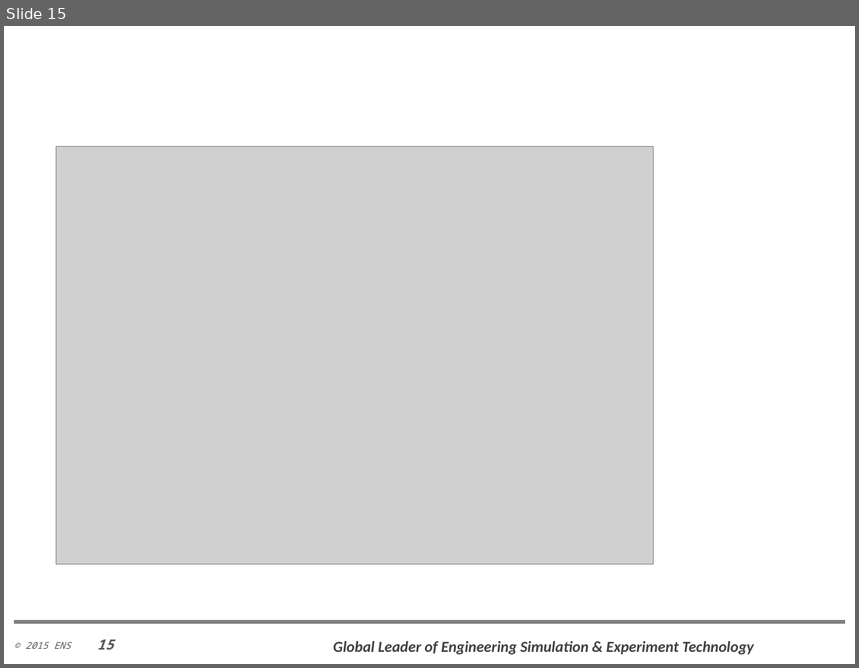
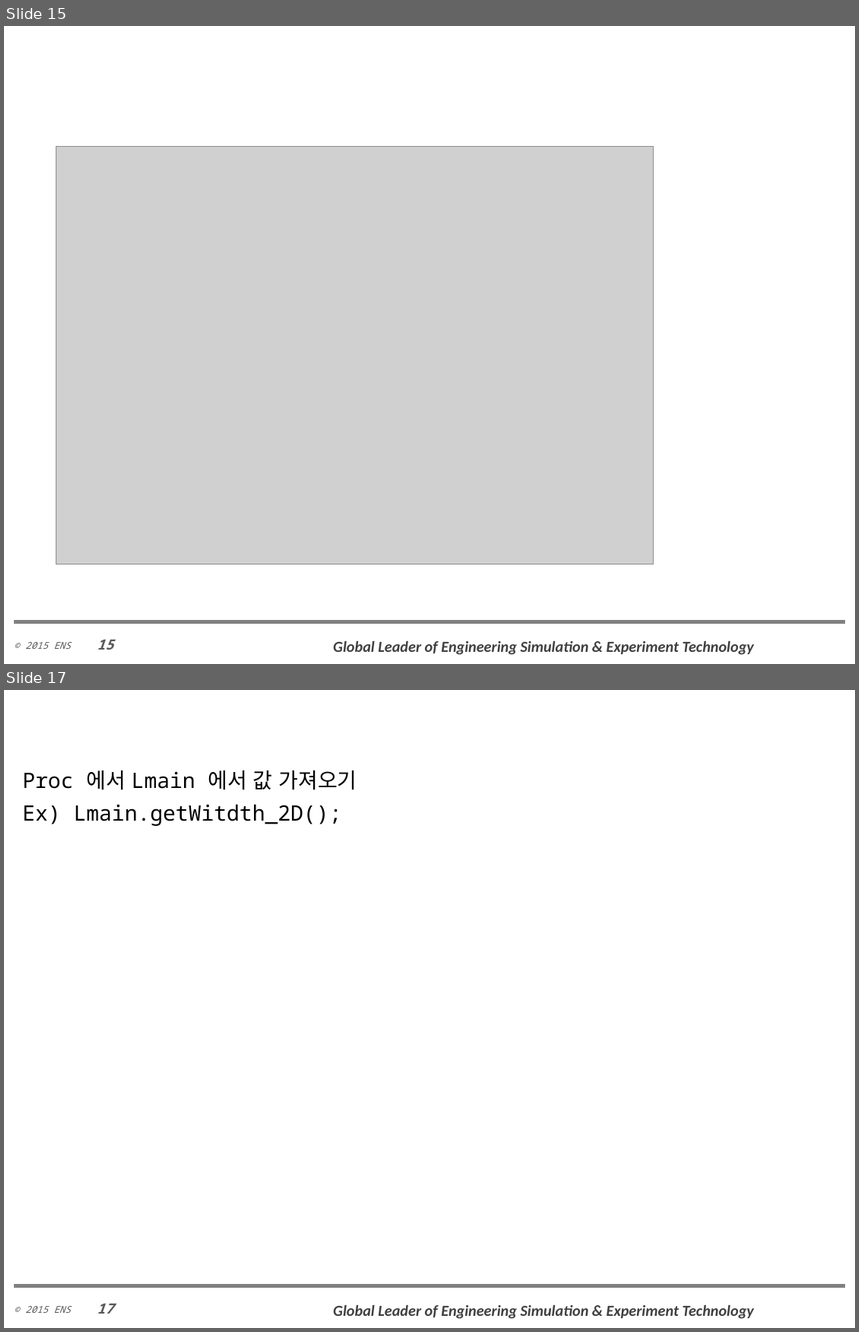
Before and after one commit to JongseoLee/2016, a slide deck: com.js.ens.leveller/UI Desing 회의 내용20160804.pptx. Shown one above the other, each under a label of ours: slide 15 before the commit, slides 15 and 17 after it; the slides between them are not shown. The pictures are 859x668 and 859x1332 pixels, drawn with LibreOffice and Linux fonts; fonts in the diff are those of the drawing; grey boxes stand for pictures; background and template pictures are left out. Boxes give left, top, right and bottom in pixels: in the first picture for what was removed or moved away, otherwise in the second. Text is boxed around its words. In the diff, an @@ line names an element or a change of style, - is before the commit and + after.

```diff
--- a/com.js.ens.leveller/UI Desing 회의 내용20160804.pptx
+++ b/com.js.ens.leveller/UI Desing 회의 내용20160804.pptx
@@ slide 17 added at box(4, 690, 855, 1328), background #FFFFFF; not listed: 4 template elements that a slide beside it also shows @@
@@ text added at box(22, 771, 357, 826), 18 pt, text #000000 @@
+Proc 에서 Lmain 에서 값 가져오기
+Ex) Lmain.getWitdth_2D();
```
Also in this commit, not shown: 1 other slide added, 56 other files.
